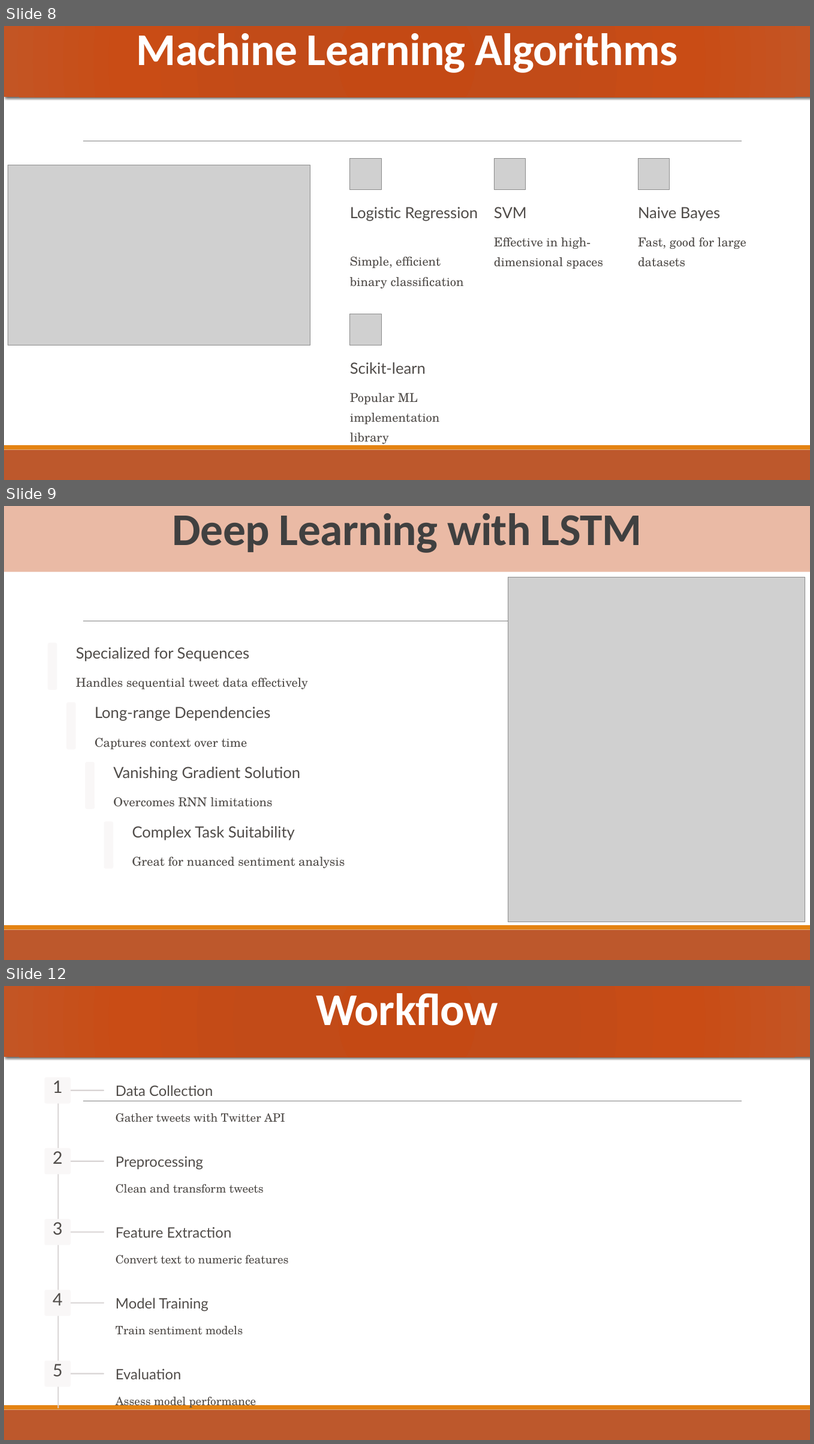
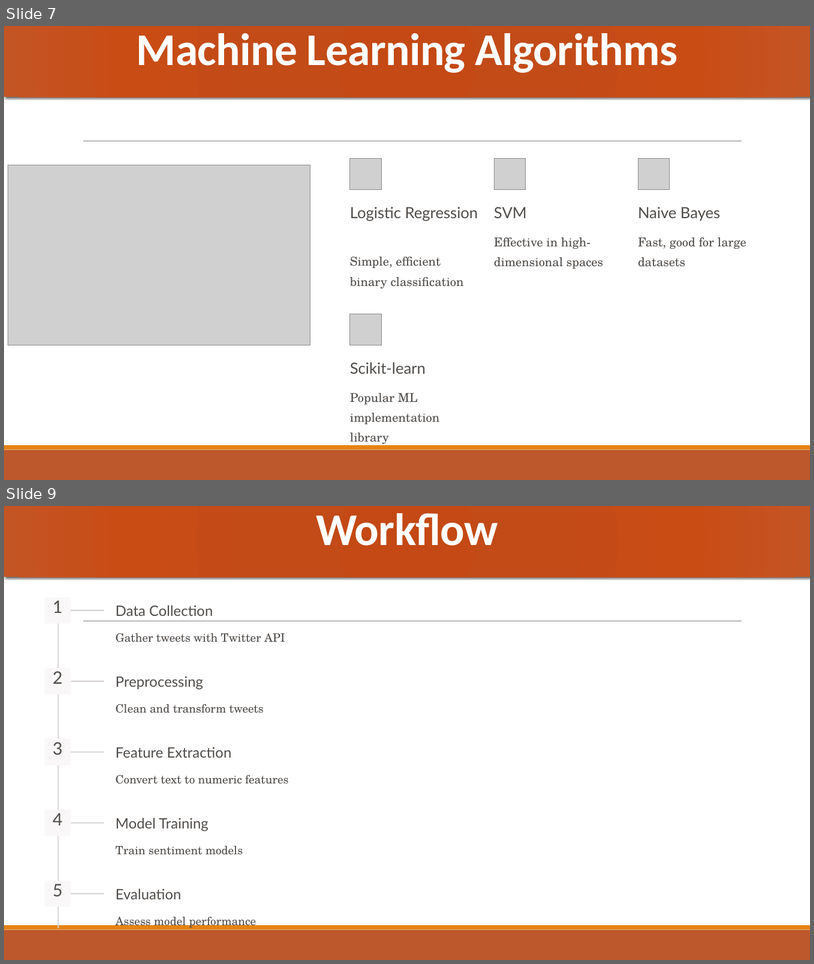
Before and after one commit to kietmcaproject/AI_AI101B_2024-25, a slide deck: GC-03 Sentiment Analysis Of Twitter Data/AI.pptx. Shown one above the other, each under a label of ours: slides 8, 9 and 12 before the commit, slides 7 and 9 after it; the slides between them are not shown. The pictures are 814x1444 and 814x964 pixels, drawn with LibreOffice and Linux fonts; fonts in the diff are those of the drawing; grey boxes stand for pictures. Boxes give left, top, right and bottom in pixels: in the first picture for what was removed or moved away, otherwise in the second. Text is boxed around its words. In the diff, an @@ line names an element or a change of style, - is before the commit and + after.

```diff
--- a/GC-03 Sentiment Analysis Of Twitter Data/AI.pptx
+++ b/GC-03 Sentiment Analysis Of Twitter Data/AI.pptx
@@ slide 9 removed at bbox=[4, 506, 810, 960], background #FFFFFF; not listed: 3 template elements that a slide beside it also shows @@
@@ rectangle removed at bbox=[4, 506, 810, 572] @@
-Deep Learning with LSTM
@@ picture removed at bbox=[508, 577, 805, 922] @@
@@ rounded rectangle removed at bbox=[48, 643, 57, 690] @@
@@ text removed at bbox=[76, 647, 249, 661] @@
-Specialized for Sequences
@@ text removed at bbox=[76, 678, 308, 689] @@
-Handles sequential tweet data effectively
@@ rounded rectangle removed at bbox=[66, 702, 76, 749] @@
@@ text removed at bbox=[95, 706, 270, 721] @@
-Long-range Dependencies
@@ text removed at bbox=[95, 738, 248, 749] @@
-Captures context over time
@@ rounded rectangle removed at bbox=[85, 762, 95, 808] @@
@@ text removed at bbox=[113, 766, 300, 781] @@
-Vanishing Gradient Solution
@@ text removed at bbox=[113, 797, 272, 807] @@
-Overcomes RNN limitations
@@ rounded rectangle removed at bbox=[104, 821, 113, 868] @@
@@ text removed at bbox=[132, 826, 295, 840] @@
-Complex Task Suitability
@@ text removed at bbox=[132, 856, 345, 868] @@
-Great for nuanced sentiment analysis
@@ what was slide 8 is now slide 7 @@
@@ what was slide 12 is now slide 9 @@
```
Also in this commit, not shown: 4 slides changed, 2 other slides removed.
